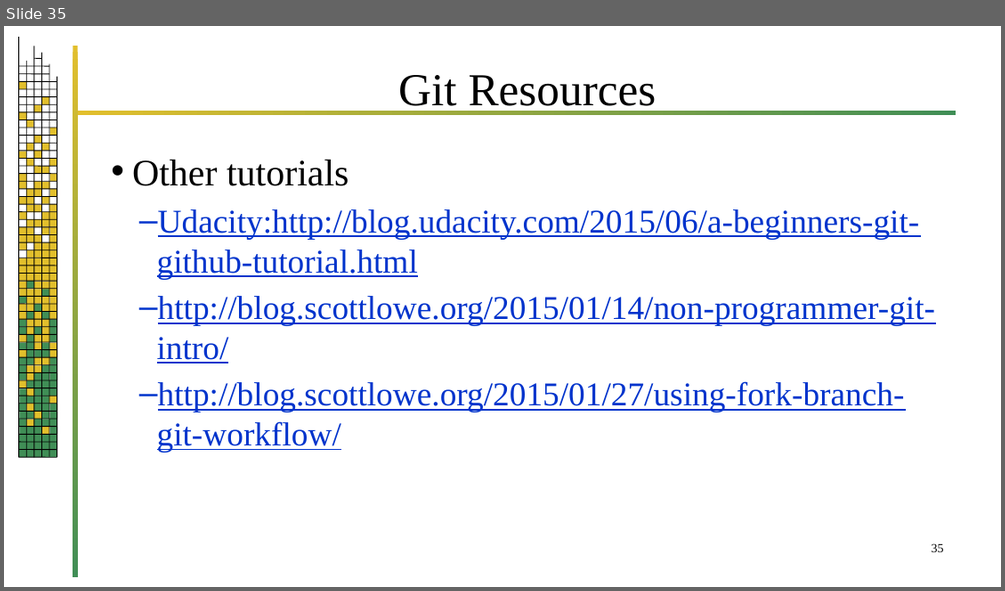
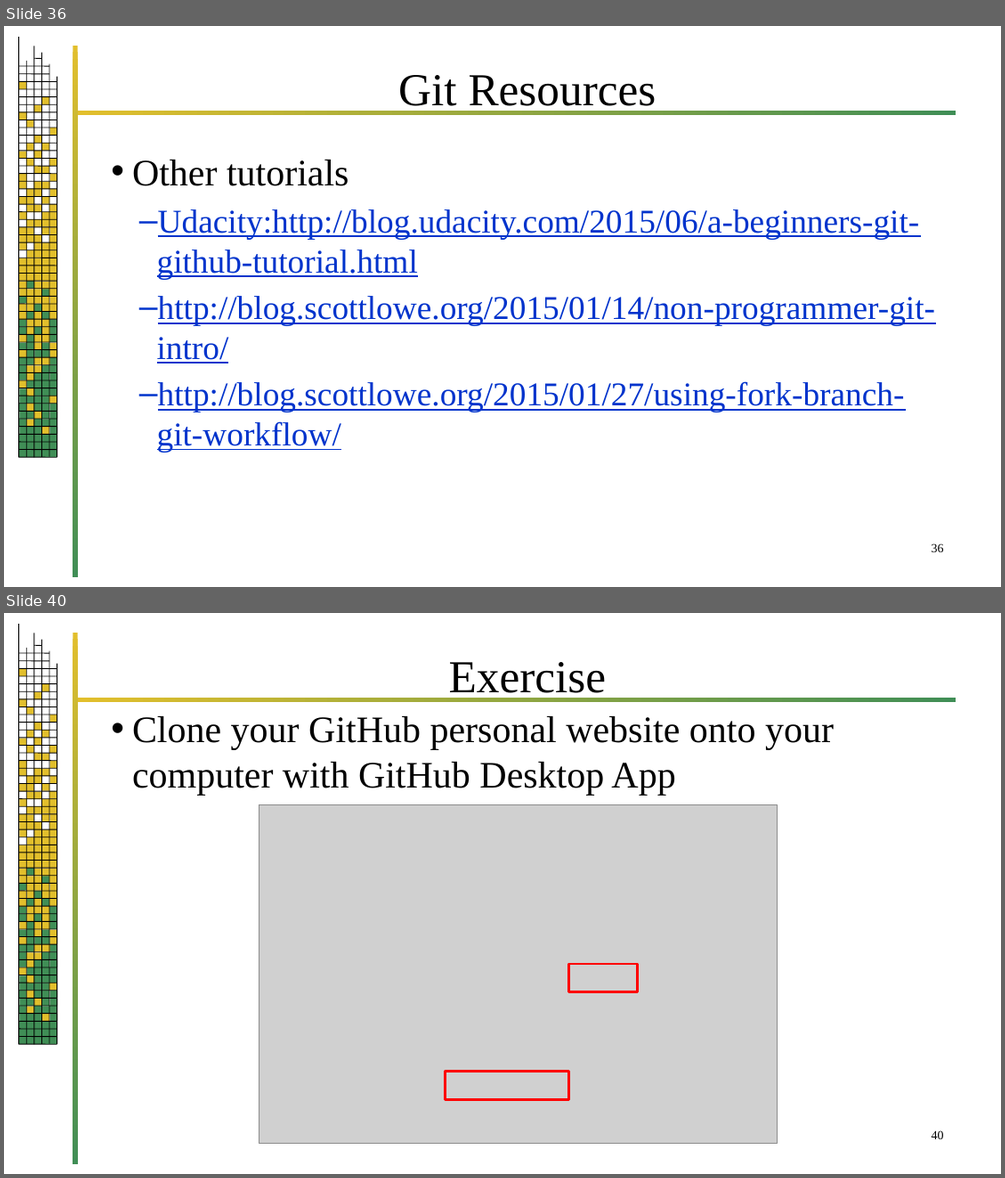
Before and after one commit to jrb28/git, a slide deck: 26bGit.pptx. Shown one above the other, each under a label of ours: slide 35 before the commit, slides 36 and 40 after it; the slides between them are not shown. The pictures are 1005x591 and 1005x1178 pixels, drawn with LibreOffice and Linux fonts; fonts in the diff are those of the drawing; grey boxes stand for pictures; background and template pictures are left out. Boxes give left, top, right and bottom in pixels: in the first picture for what was removed or moved away, otherwise in the second. Text is boxed around its words. In the diff, an @@ line names an element or a change of style, - is before the commit and + after.

```diff
--- a/26bGit.pptx
+++ b/26bGit.pptx
@@ slide 40 added at [4,613,1001,1174], background #FFFFFF; not listed: 220 template elements that a slide beside it also shows @@
@@ title added at [449,662,607,701], 44 pt, text #000000 @@
+Exercise
@@ text added at [132,716,833,795], 36 pt, text #000000 @@
+• Clone your GitHub personal website onto your computer with GitHub Desktop App
@@ picture added at [259,804,777,1143] @@
@@ rectangle added at [568,964,638,992], outline #FF0000 2.25 pt @@
@@ rectangle added at [445,1071,568,1100], outline #FF0000 2.25 pt @@
@@ page number added at [931,1130,944,1139], 12 pt, text #000000 @@
+40
@@ what was slide 35 is now slide 36 @@
@@ page number at [931,543,944,552]: text changed @@
-35
+36
```
Also in this commit, not shown: 8 other slides added, 5 slides removed.
